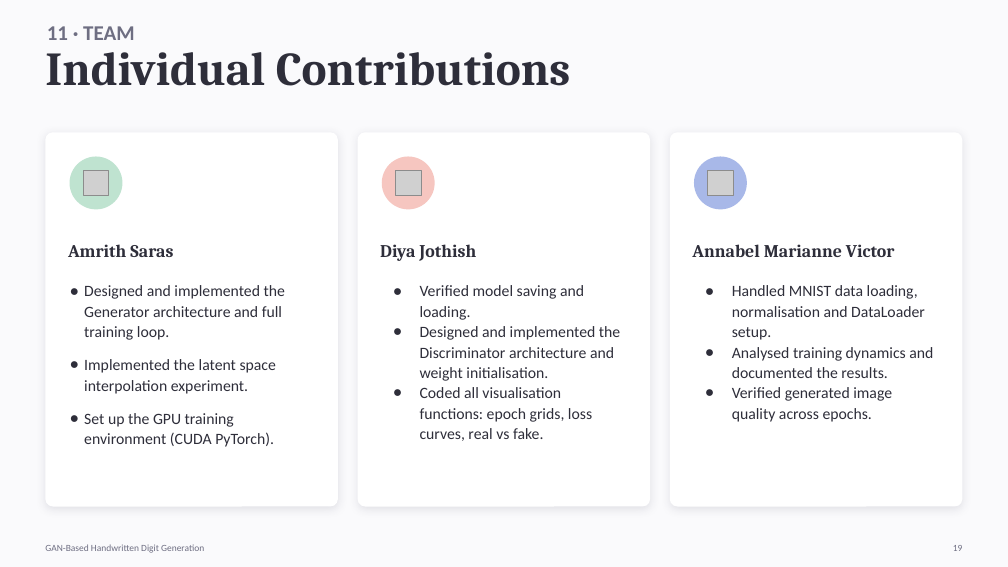
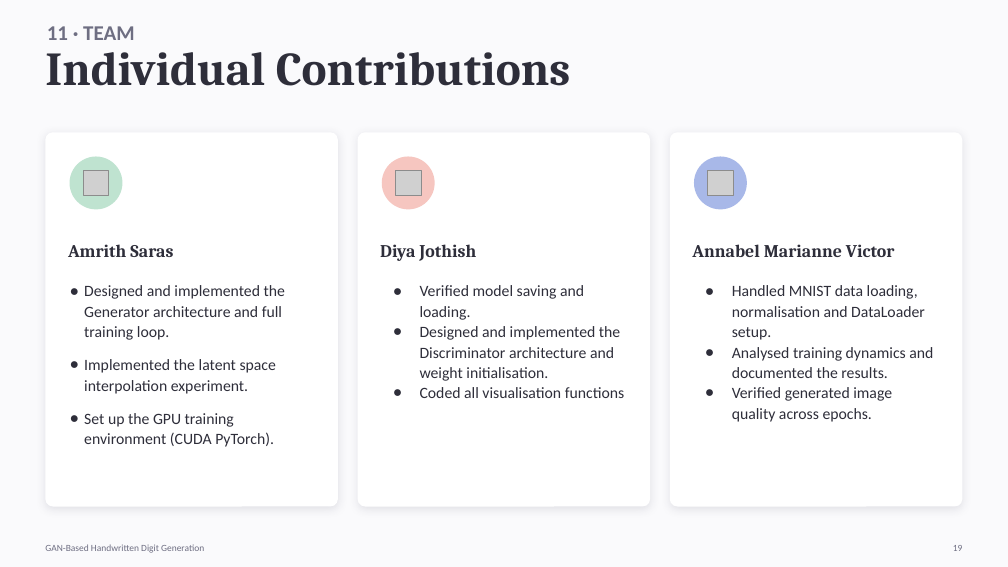
Before and after one commit to Stoobyy/gan-handwriting, a slide deck: slide 20 of Presentation PPT/Presentation PPT.pptx (slide 19 before the commit). Drawn at 1008x567 pixels with LibreOffice and Linux fonts; fonts in the diff are those of the drawing; grey boxes stand for pictures. Boxes give left, top, right and bottom in pixels: in the first picture for what was removed or moved away, otherwise in the second. Text is boxed around its words. In the diff, an @@ line names an element or a change of style, - is before the commit and + after.

```diff
--- a/Presentation PPT/Presentation PPT.pptx
+++ b/Presentation PPT/Presentation PPT.pptx
@@ text at box(420, 387, 624, 398): text changed @@
-● Coded all visualisation functions: epoch grids, loss curves, real vs fake.
+● Coded all visualisation functions
```
Also in this commit, not shown: 1 slide added, 11 other files.
